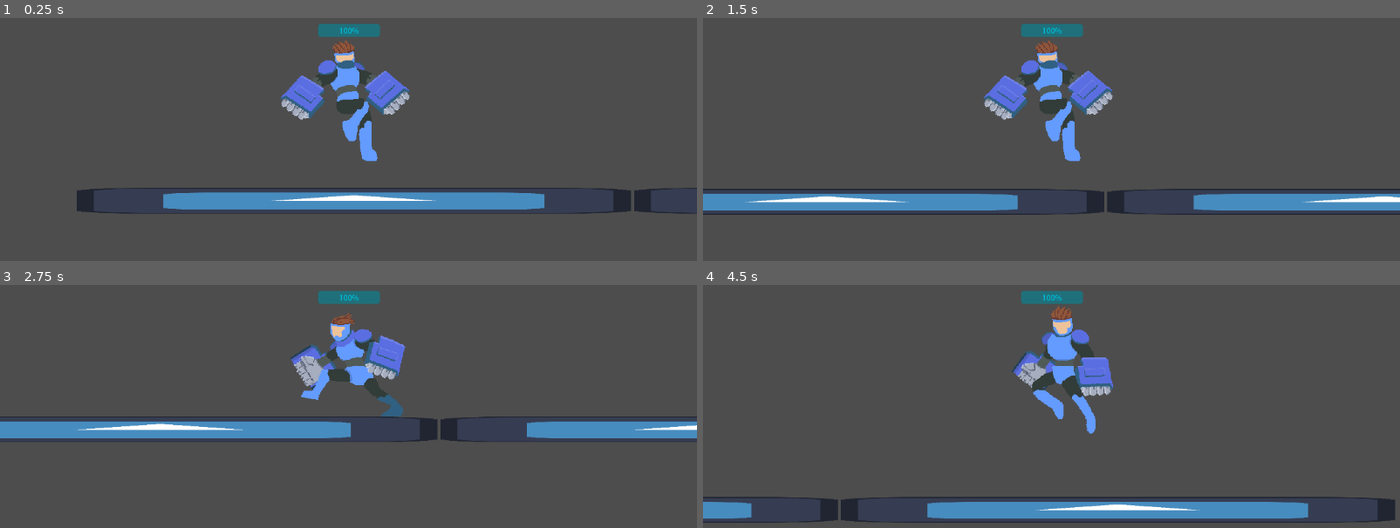
Above: before the commit, frames 1-4 (two rows, left to right).
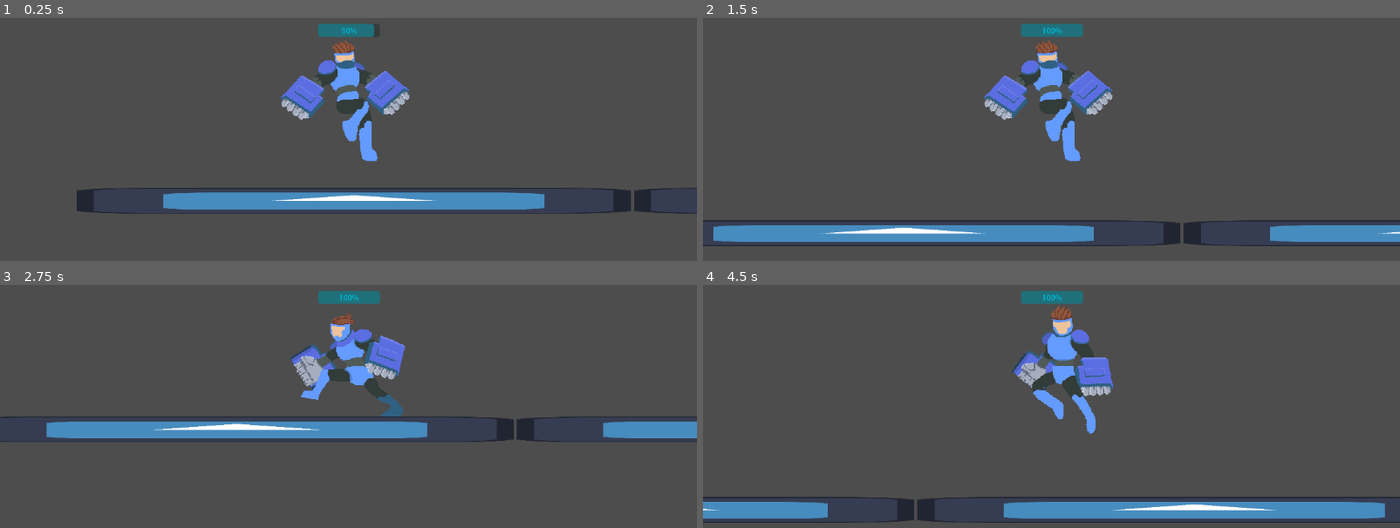
Above: after the commit, the same moments.

Repository: Frost89/Tavern_Jam_Autumn
Game: Godot game, scene res://Scenes/Sandbox_scene.tscn
Two runs of this game, one before a commit and one after it. Both use one fixed random seed, a clock stepped at 60 frames per second and the inputs below. The engine's default icon, where the game draws it, is replaced by a stand-in: a white triangle on a blue panel in a dark square.
Inputs:
- Up to frame 1 (0.25 s): no input
- Up to frame 2 (1.5 s): hold D (Right) from 0.53 s (still down); tap F (SimHit, bound only after the commit) at 0.6 s; tap Space (Jump) at 0.77, 1.07 s; tap E (SimHit, bound only before the commit) at 0.8, 1.35 s
- Up to frame 3 (2.75 s): tap Space (Jump) at 1.52, 1.55, 1.82, 2.1 s; release D (Right) at 2.03 s; hold A (Left) from 2.03 s (still down); tap F (SimHit, bound only after the commit) at 2.3 s
- Up to frame 4 (4.5 s): release A (Left) at 2.78 s; hold D (Right) 2.78-4.28 s; tap F (SimHit, bound only after the commit) at 2.85, 4.35 s; tap Space (Jump) at 3.02, 3.32, 3.77, 3.8, 4.07 s; tap E (SimHit, bound only before the commit) at 3.05, 3.6 s; hold A (Left) from 4.28 s (still down)

The runs differ from the first frame. In frame 1, less than 0.1% of the frame differs, in the area x 48-55%, y 2-8%; in frame 2, 14%, in the area x 0-100%, y 70-94%; in frame 3, 3.6%; in frame 4, 4.1%.

Commit message:
- Added and Implemented Attack and taking Damage animations. - Added a combat Timer for attacking/ taking damage. - Cleaned up code a lil

Diff:
--- a/Scenes/proto.tscn
+++ b/Scenes/proto.tscn
@@ -1,13 +1,67 @@
-[gd_scene load_steps=14 format=3 uid="uid://d10c637vwyfos"]
+[gd_scene load_steps=18 format=3 uid="uid://d10c637vwyfos"]
 
 [ext_resource type="Script" path="res://Scripts/CharacterController.gd" id="1_vkemj"]
 [ext_resource type="Texture2D" uid="uid://c04tco7gia88q" path="res://Assets/Anims/Character Idle _game jam-Sheet.png" id="2_4olxs"]
 [ext_resource type="Texture2D" uid="uid://dvdejjv6dl13m" path="res://Assets/Anims/Character Run _game jam-Sheet.png" id="3_b250n"]
 [ext_resource type="Texture2D" uid="uid://ci5sgahbdilp5" path="res://Assets/Anims/Character jump _game jam-Sheet.png" id="4_i31aj"]
 [ext_resource type="Texture2D" uid="uid://dthn6au3x6hk3" path="res://Assets/Anims/Character punch_cross_game jam_alt-Sheet.png" id="5_hvrda"]
+[ext_resource type="Texture2D" uid="uid://bdio5n32fyny6" path="res://Assets/Anims/Character damage_taken _game jam-Sheet.png" id="6_dul15"]
+[ext_resource type="Texture2D" uid="uid://bi52hwar8nrgs" path="res://Assets/Anims/Character damage_taken_jump _game jam-Sheet.png" id="7_ptau0"]
 
 [sub_resource type="RectangleShape2D" id="RectangleShape2D_ea5cp"]
 size = Vector2(198, 232)
+
+[sub_resource type="Animation" id="Animation_qcq0u"]
+resource_name = "Fall"
+length = 0.3
+tracks/0/type = "value"
+tracks/0/imported = false
+tracks/0/enabled = true
+tracks/0/path = NodePath("Sprite2D:texture")
+tracks/0/interp = 1
+tracks/0/loop_wrap = true
+tracks/0/keys = {
+"times": PackedFloat32Array(0),
+"transitions": PackedFloat32Array(1),
+"update": 1,
+"values": [ExtResource("4_i31aj")]
+}
+tracks/1/type = "value"
+tracks/1/imported = false
+tracks/1/enabled = true
+tracks/1/path = NodePath("Sprite2D:hframes")
+tracks/1/interp = 1
+tracks/1/loop_wrap = true
+tracks/1/keys = {
+"times": PackedFloat32Array(0),
+"transitions": PackedFloat32Array(1),
+"update": 1,
+"values": [3]
+}
+tracks/2/type = "value"
+tracks/2/imported = false
+tracks/2/enabled = true
+tracks/2/path = NodePath("Sprite2D:vframes")
+tracks/2/interp = 1
+tracks/2/loop_wrap = true
+tracks/2/keys = {
+"times": PackedFloat32Array(0),
+"transitions": PackedFloat32Array(1),
+"update": 1,
+"values": [1]
+}
+tracks/3/type = "value"
+tracks/3/imported = false
+tracks/3/enabled = true
+tracks/3/path = NodePath("Sprite2D:frame")
+tracks/3/interp = 1
+tracks/3/loop_wrap = true
+tracks/3/keys = {
+"times": PackedFloat32Array(0, 0.1, 0.2),
+"transitions": PackedFloat32Array(1, 1, 1),
+"update": 1,
+"values": [2, 2, 2]
+}
 
 [sub_resource type="Animation" id="Animation_xno2e"]
 resource_name = "Idle"
@@ -59,6 +113,110 @@
 "transitions": PackedFloat32Array(1, 1, 1, 1, 1, 1, 1, 1, 1, 1),
 "update": 1,
 "values": [0, 1, 2, 3, 4, 5, 6, 7, 8, 9]
+}
+
+[sub_resource type="Animation" id="Animation_n4agg"]
+resource_name = "Jump"
+length = 0.3
+tracks/0/type = "value"
+tracks/0/imported = false
+tracks/0/enabled = true
+tracks/0/path = NodePath("Sprite2D:texture")
+tracks/0/interp = 1
+tracks/0/loop_wrap = true
+tracks/0/keys = {
+"times": PackedFloat32Array(0),
+"transitions": PackedFloat32Array(1),
+"update": 1,
+"values": [ExtResource("4_i31aj")]
+}
+tracks/1/type = "value"
+tracks/1/imported = false
+tracks/1/enabled = true
+tracks/1/path = NodePath("Sprite2D:hframes")
+tracks/1/interp = 1
+tracks/1/loop_wrap = true
+tracks/1/keys = {
+"times": PackedFloat32Array(0),
+"transitions": PackedFloat32Array(1),
+"update": 1,
+"values": [3]
+}
+tracks/2/type = "value"
+tracks/2/imported = false
+tracks/2/enabled = true
+tracks/2/path = NodePath("Sprite2D:vframes")
+tracks/2/interp = 1
+tracks/2/loop_wrap = true
+tracks/2/keys = {
+"times": PackedFloat32Array(0),
+"transitions": PackedFloat32Array(1),
+"update": 1,
+"values": [1]
+}
+tracks/3/type = "value"
+tracks/3/imported = false
+tracks/3/enabled = true
+tracks/3/path = NodePath("Sprite2D:frame")
+tracks/3/interp = 1
+tracks/3/loop_wrap = true
+tracks/3/keys = {
+"times": PackedFloat32Array(0, 0.15),
+"transitions": PackedFloat32Array(1, 1),
+"update": 1,
+"values": [0, 1]
+}
+
+[sub_resource type="Animation" id="Animation_pwyyi"]
+resource_name = "Punch"
+length = 0.7
+tracks/0/type = "value"
+tracks/0/imported = false
+tracks/0/enabled = true
+tracks/0/path = NodePath("Sprite2D:texture")
+tracks/0/interp = 1
+tracks/0/loop_wrap = true
+tracks/0/keys = {
+"times": PackedFloat32Array(0),
+"transitions": PackedFloat32Array(1),
+"update": 1,
+"values": [ExtResource("5_hvrda")]
+}
+tracks/1/type = "value"
+tracks/1/imported = false
+tracks/1/enabled = true
+tracks/1/path = NodePath("Sprite2D:hframes")
+tracks/1/interp = 1
+tracks/1/loop_wrap = true
+tracks/1/keys = {
+"times": PackedFloat32Array(0),
+"transitions": PackedFloat32Array(1),
+"update": 1,
+"values": [7]
+}
+tracks/2/type = "value"
+tracks/2/imported = false
+tracks/2/enabled = true
+tracks/2/path = NodePath("Sprite2D:vframes")
+tracks/2/interp = 1
+tracks/2/loop_wrap = true
+tracks/2/keys = {
+"times": PackedFloat32Array(0),
+"transitions": PackedFloat32Array(1),
+"update": 1,
+"values": [1]
+}
+tracks/3/type = "value"
+tracks/3/imported = false
+tracks/3/enabled = true
+tracks/3/path = NodePath("Sprite2D:frame")
+tracks/3/interp = 1
+tracks/3/loop_wrap = true
+tracks/3/keys = {
+"times": PackedFloat32Array(0, 0.1, 0.2, 0.3, 0.4, 0.5, 0.6),
+"transitions": PackedFloat32Array(1, 1, 1, 1, 1, 1, 1),
+"update": 1,
+"values": [0, 1, 2, 3, 4, 5, 6]
 }
 
 [sub_resource type="Animation" id="Animation_vikdd"]
@@ -165,8 +323,8 @@
 "values": [0, 1, 2, 3, 4, 5, 6, 7]
 }
 
-[sub_resource type="Animation" id="Animation_n4agg"]
-resource_name = "Jump"
+[sub_resource type="Animation" id="Animation_uruee"]
+resource_name = "GroundDamage"
 length = 0.3
 tracks/0/type = "value"
 tracks/0/imported = false
@@ -178,59 +336,7 @@
 "times": PackedFloat32Array(0),
 "transitions": PackedFloat32Array(1),
 "update": 1,
-"values": [ExtResource("4_i31aj")]
-}
-tracks/1/type = "value"
-tracks/1/imported = false
-tracks/1/enabled = true
-tracks/1/path = NodePath("Sprite2D:hframes")
-tracks/1/interp = 1
-tracks/1/loop_wrap = true
-tracks/1/keys = {
-"times": PackedFloat32Array(0),
-"transitions": PackedFloat32Array(1),
-"update": 1,
-"values": [3]
-}
-tracks/2/type = "value"
-tracks/2/imported = false
-tracks/2/enabled = true
-tracks/2/path = NodePath("Sprite2D:vframes")
-tracks/2/interp = 1
-tracks/2/loop_wrap = true
-tracks/2/keys = {
-"times": PackedFloat32Array(0),
-"transitions": PackedFloat32Array(1),
-"update": 1,
-"values": [1]
-}
-tracks/3/type = "value"
-tracks/3/imported = false
-tracks/3/enabled = true
-tracks/3/path = NodePath("Sprite2D:frame")
-tracks/3/interp = 1
-tracks/3/loop_wrap = true
-tracks/3/keys = {
-"times": PackedFloat32Array(0, 0.15),
-"transitions": PackedFloat32Array(1, 1),
-"update": 1,
-"values": [0, 1]
-}
-
-[sub_resource type="Animation" id="Animation_qcq0u"]
-resource_name = "Fall"
-length = 0.3
-tracks/0/type = "value"
-tracks/0/imported = false
-tracks/0/enabled = true
-tracks/0/path = NodePath("Sprite2D:texture")
-tracks/0/interp = 1
-tracks/0/loop_wrap = true
-tracks/0/keys = {
-"times": PackedFloat32Array(0),
-"transitions": PackedFloat32Array(1),
-"update": 1,
-"values": [ExtResource("4_i31aj")]
+"values": [ExtResource("6_dul15")]
 }
 tracks/1/type = "value"
 tracks/1/imported = false
@@ -266,66 +372,68 @@
 "times": PackedFloat32Array(0, 0.1, 0.2),
 "transitions": PackedFloat32Array(1, 1, 1),
 "update": 1,
-"values": [2, 2, 2]
-}
-
-[sub_resource type="Animation" id="Animation_pwyyi"]
-resource_name = "Punch"
-length = 0.7
-tracks/0/type = "value"
-tracks/0/imported = false
-tracks/0/enabled = true
-tracks/0/path = NodePath("Sprite2D:texture")
-tracks/0/interp = 1
-tracks/0/loop_wrap = true
-tracks/0/keys = {
-"times": PackedFloat32Array(0),
-"transitions": PackedFloat32Array(1),
-"update": 1,
-"values": [ExtResource("5_hvrda")]
-}
-tracks/1/type = "value"
-tracks/1/imported = false
-tracks/1/enabled = true
-tracks/1/path = NodePath("Sprite2D:hframes")
-tracks/1/interp = 1
-tracks/1/loop_wrap = true
-tracks/1/keys = {
-"times": PackedFloat32Array(0),
-"transitions": PackedFloat32Array(1),
-"update": 1,
-"values": [7]
-}
-tracks/2/type = "value"
-tracks/2/imported = false
-tracks/2/enabled = true
-tracks/2/path = NodePath("Sprite2D:vframes")
-tracks/2/interp = 1
-tracks/2/loop_wrap = true
-tracks/2/keys = {
-"times": PackedFloat32Array(0),
-"transitions": PackedFloat32Array(1),
-"update": 1,
-"values": [1]
-}
-tracks/3/type = "value"
-tracks/3/imported = false
-tracks/3/enabled = true
-tracks/3/path = NodePath("Sprite2D:frame")
-tracks/3/interp = 1
-tracks/3/loop_wrap = true
-tracks/3/keys = {
-"times": PackedFloat32Array(0, 0.1, 0.2, 0.3, 0.4, 0.5, 0.6),
-"transitions": PackedFloat32Array(1, 1, 1, 1, 1, 1, 1),
-"update": 1,
-"values": [0, 1, 2, 3, 4, 5, 6]
+"values": [0, 1, 2]
+}
+
+[sub_resource type="Animation" id="Animation_rvgkv"]
+resource_name = "OnAirDamage"
+length = 0.3
+tracks/0/type = "value"
+tracks/0/imported = false
+tracks/0/enabled = true
+tracks/0/path = NodePath("Sprite2D:texture")
+tracks/0/interp = 1
+tracks/0/loop_wrap = true
+tracks/0/keys = {
+"times": PackedFloat32Array(0),
+"transitions": PackedFloat32Array(1),
+"update": 1,
+"values": [ExtResource("7_ptau0")]
+}
+tracks/1/type = "value"
+tracks/1/imported = false
+tracks/1/enabled = true
+tracks/1/path = NodePath("Sprite2D:hframes")
+tracks/1/interp = 1
+tracks/1/loop_wrap = true
+tracks/1/keys = {
+"times": PackedFloat32Array(0),
+"transitions": PackedFloat32Array(1),
+"update": 1,
+"values": [3]
+}
+tracks/2/type = "value"
+tracks/2/imported = false
+tracks/2/enabled = true
+tracks/2/path = NodePath("Sprite2D:vframes")
+tracks/2/interp = 1
+tracks/2/loop_wrap = true
+tracks/2/keys = {
+"times": PackedFloat32Array(0),
+"transitions": PackedFloat32Array(1),
+"update": 1,
+"values": [1]
+}
+tracks/3/type = "value"
+tracks/3/imported = false
+tracks/3/enabled = true
+tracks/3/path = NodePath("Sprite2D:frame")
+tracks/3/interp = 1
+tracks/3/loop_wrap = true
+tracks/3/keys = {
+"times": PackedFloat32Array(0, 0.1, 0.2),
+"transitions": PackedFloat32Array(1, 1, 1),
+"update": 1,
+"values": [0, 1, 2]
 }
 
 [sub_resource type="AnimationLibrary" id="AnimationLibrary_pu7cp"]
 _data = {
 "Fall": SubResource("Animation_qcq0u"),
+"GroundDamage": SubResource("Animation_uruee"),
 "Idle": SubResource("Animation_xno2e"),
 "Jump": SubResource("Animation_n4agg"),
+"OnAirDamage": SubResource("Animation_rvgkv"),
 "Punch": SubResource("Animation_pwyyi"),
 "RESET": SubResource("Animation_vikdd"),
 "Run": SubResource("Animation_xdal3")
@@ -363,4 +471,6 @@
 "": SubResource("AnimationLibrary_pu7cp")
 }
 
+[node name="CombatTimer" type="Timer" parent="."]
+
 [connection signal="timeout" from="Timer" to="." method="_on_timer_timeout"]
--- a/Scripts/CharacterController.gd
+++ b/Scripts/CharacterController.gd
@@ -4,6 +4,7 @@
 
 #Game Manager variables
 var game_end = false
+var is_hit = false
 
 @export var speed = 500 #increased speed - mango - bet
 @export var jump_velocity = -800 #increased jump - mango - bet
@@ -14,15 +15,17 @@
 @onready var timer = $Timer #Researching Timer and implementing it
 @onready var sprite = $Sprite2D
 @onready var anim_player = $AnimationPlayer
+@onready var combat_timer = $CombatTimer
 
 #CHARGE-VARS
-var charge = 99.9
+var charge = 90
 @export var drain_rate = 5
+@export var damge_absorbed = 10
 var charge_drain = false
 
 func _init():
-#	print("Press F to start charge drain.")
-	print("Press E to simulate hit.")
+	print("Press E to attack - punch.")
+	print("Press F to simulate hit.")
 #INIT
 
 
@@ -30,14 +33,30 @@
 	chargebar.value = charge
 	timer.wait_time = 2.0
 	timer.start(2.0)
+	combat_timer.one_shot = true
 
 
 func _process(delta): #Use for logical and systemic shi
 	if Input.is_action_just_pressed("SimHit") and not game_end: #Conditions will change once attacks are implemented
-		print("You got hit.")
-		update_hitsim()
+		take_damage()
+	if Input.is_action_just_pressed("Punch") and not game_end:
+		attack()
 
 	check_game_end()
+
+
+func attack():
+	combat_timer.wait_time = 0.3
+	combat_timer.start()
+	print("You are punching.")
+	anim_player.play("Punch")
+
+func take_damage():
+	combat_timer.wait_time = 0.3
+	combat_timer.start()
+	is_hit = true
+	print("You got hit.")
+	update_hitsim()
 
 
 func _physics_process(delta): #Use for physics based shi e.g velocity, force, impulse, etc
@@ -49,16 +68,24 @@
 	if h_dir != 0:
 		sprite.flip_h = (h_dir == -1)
 
-	if is_on_floor():
-		if h_dir == 0:
-			anim_player.play("Idle")
+	if is_hit:
+		if velocity.y != 0:
+			anim_player.play("OnAirDamage")
 		else:
-			anim_player.play("Run")
-	else:
-		if velocity.y < 0:
-			anim_player.play("Jump")
-		elif velocity.y > 0:
-			anim_player.play("Fall")
+			anim_player.play("GroundDamage")
+		is_hit = false
+
+	if combat_timer.is_stopped():
+		if is_on_floor():
+			if h_dir == 0:
+				anim_player.play("Idle")
+			else:
+				anim_player.play("Run")
+		else:
+			if velocity.y < 0:
+				anim_player.play("Jump")
+			elif velocity.y > 0:
+				anim_player.play("Fall")
 
 func update_charge():
 	charge -= drain_rate
@@ -68,7 +95,7 @@
 
 
 func update_hitsim():
-	charge += 10
+	charge += damge_absorbed
 	chargebar.value = charge
 	if charge > 100:
 		charge = 100
@@ -83,7 +110,8 @@
 
 	#X-axis movement
 	velocity.x = h_dir * speed
-	move_and_slide()
+	if combat_timer.is_stopped():
+		move_and_slide()
 
 	#Jumping
 	if Input.is_action_just_pressed("Jump") and is_on_floor():
--- a/project.godot
+++ b/project.godot
@@ -37,12 +37,12 @@
 , Object(InputEventJoypadButton,"resource_local_to_scene":false,"resource_name":"","device":-1,"button_index":0,"pressure":0.0,"pressed":true,"script":null)
 ]
 }
-Drain={
+SimHit={
 "deadzone": 0.5,
 "events": [Object(InputEventKey,"resource_local_to_scene":false,"resource_name":"","device":-1,"window_id":0,"alt_pressed":false,"shift_pressed":false,"ctrl_pressed":false,"meta_pressed":false,"pressed":false,"keycode":0,"physical_keycode":70,"key_label":0,"unicode":102,"echo":false,"script":null)
 ]
 }
-SimHit={
+Punch={
 "deadzone": 0.5,
 "events": [Object(InputEventKey,"resource_local_to_scene":false,"resource_name":"","device":-1,"window_id":0,"alt_pressed":false,"shift_pressed":false,"ctrl_pressed":false,"meta_pressed":false,"pressed":false,"keycode":0,"physical_keycode":69,"key_label":0,"unicode":101,"echo":false,"script":null)
 ]
Binary file added: Assets/Anims/Character damage_taken _game jam-Sheet.png
Not shown, added: Assets/Anims/Character damage_taken _game jam-Sheet.png.import
Binary file added: Assets/Anims/Character damage_taken_jump _game jam-Sheet.png
Not shown, added: Assets/Anims/Character damage_taken_jump _game jam-Sheet.png.import
Not shown, changed: .gitignore
